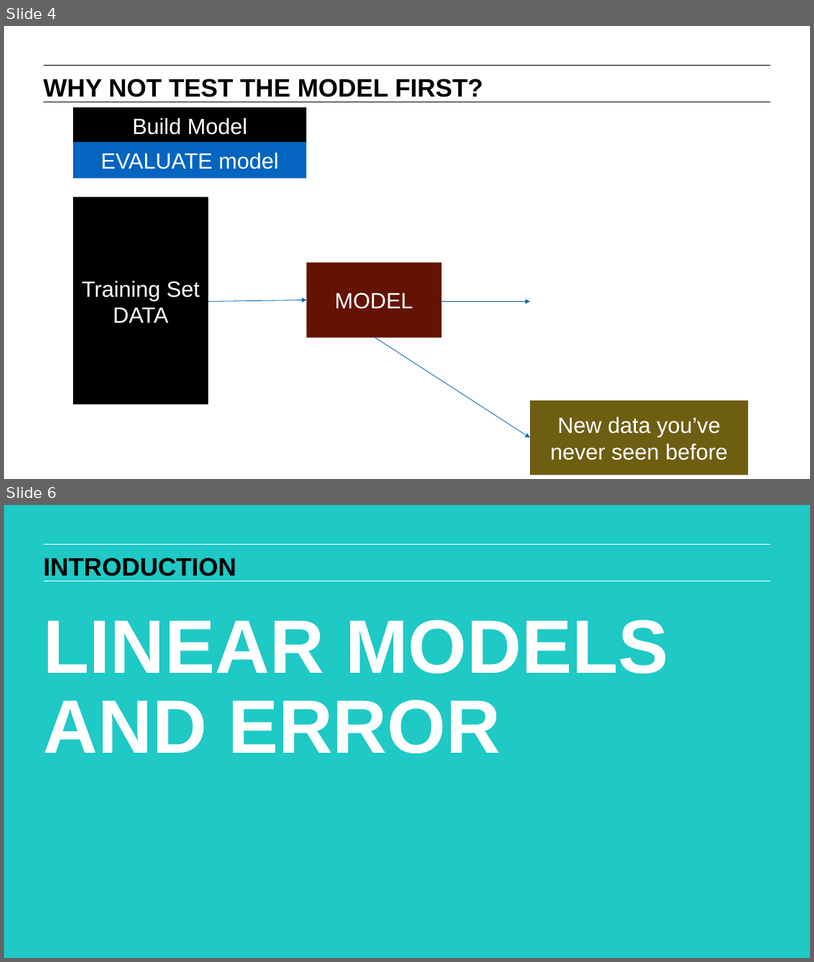
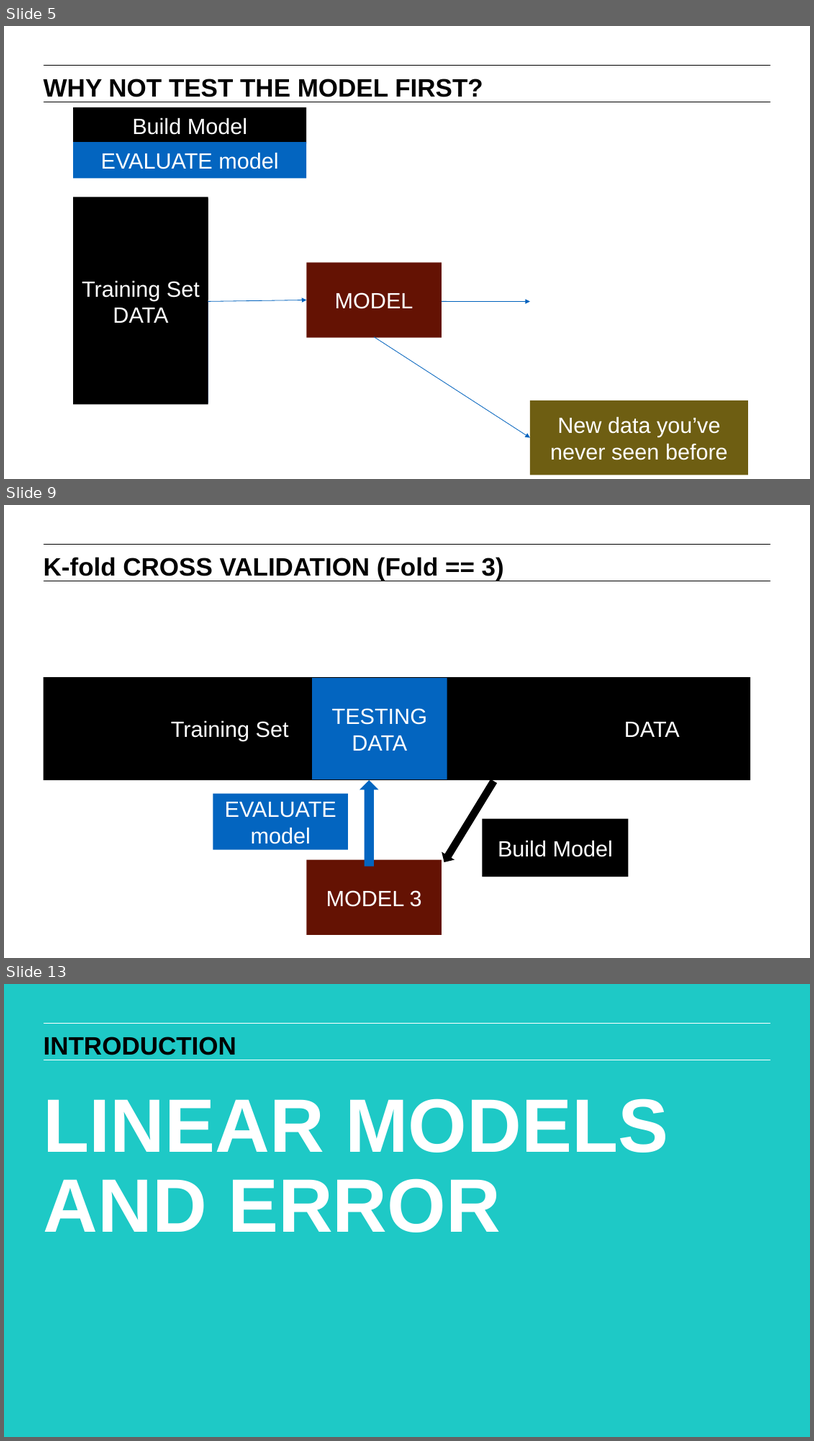
Before and after one commit to matanefron/data-sets, a slide deck: lessons/lesson-7/07-evaluating-model-fit_redux.pptx. Shown one above the other, each under a label of ours: slides 4 and 6 before the commit, slides 5, 9 and 13 after it; the slides between them are not shown. The pictures are 814x962 and 814x1441 pixels, drawn with LibreOffice and Linux fonts; fonts in the diff are those of the drawing. Boxes give left, top, right and bottom in pixels: in the first picture for what was removed or moved away, otherwise in the second. Text is boxed around its words. In the diff, an @@ line names an element or a change of style, - is before the commit and + after.

```diff
--- a/lessons/lesson-7/07-evaluating-model-fit_redux.pptx
+++ b/lessons/lesson-7/07-evaluating-model-fit_redux.pptx
@@ slide 9 added at <box>4,505,810,958</box>, background #FFFFFF; not listed: 2 template elements that a slide beside it also shows @@
@@ text added at <box>44,557,504,581</box>, 32 pt, text #000000, bold @@
+K-fold CROSS VALIDATION (Fold == 3)
@@ rectangle added at <box>43,677,751,781</box>, fill #000000, 28 pt, text #FFFFFF @@
+Training Set DATA
@@ rectangle added at <box>312,678,448,779</box>, fill #0365C0, 28 pt, text #FFFFFF @@
+TESTING DATA
@@ left arrow added at <box>360,780,379,866</box>, fill #0365C0 @@
@@ left arrow added at <box>438,777,501,866</box>, fill #000000 @@
@@ rectangle added at <box>214,794,348,850</box>, fill #0365C0, 28 pt, text #FFFFFF @@
+EVALUATE model
@@ rectangle added at <box>483,819,629,877</box>, fill #000000, 28 pt, text #FFFFFF @@
+Build Model
@@ rectangle added at <box>307,860,442,935</box>, fill #641203, 28 pt, text #FFFFFF @@
+MODEL 3
@@ what was slide 4 is now slide 5 @@
@@ what was slide 6 is now slide 13 @@
```
Also in this commit, not shown: 1 slide changed, 6 other slides added, 7 other files.
